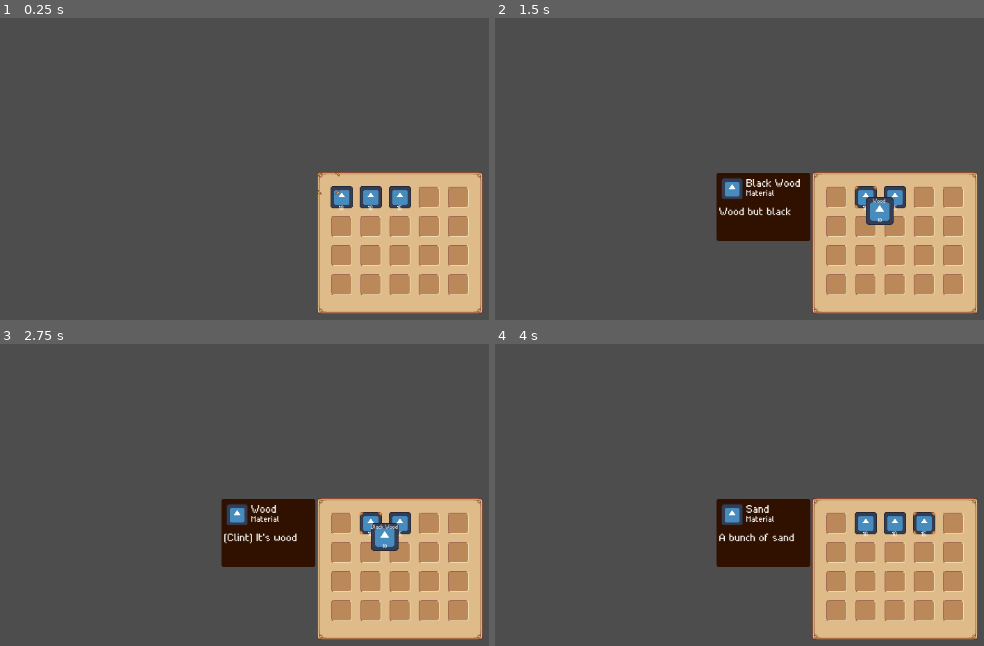
Above: before the commit, frames 1-4 (two rows, left to right).
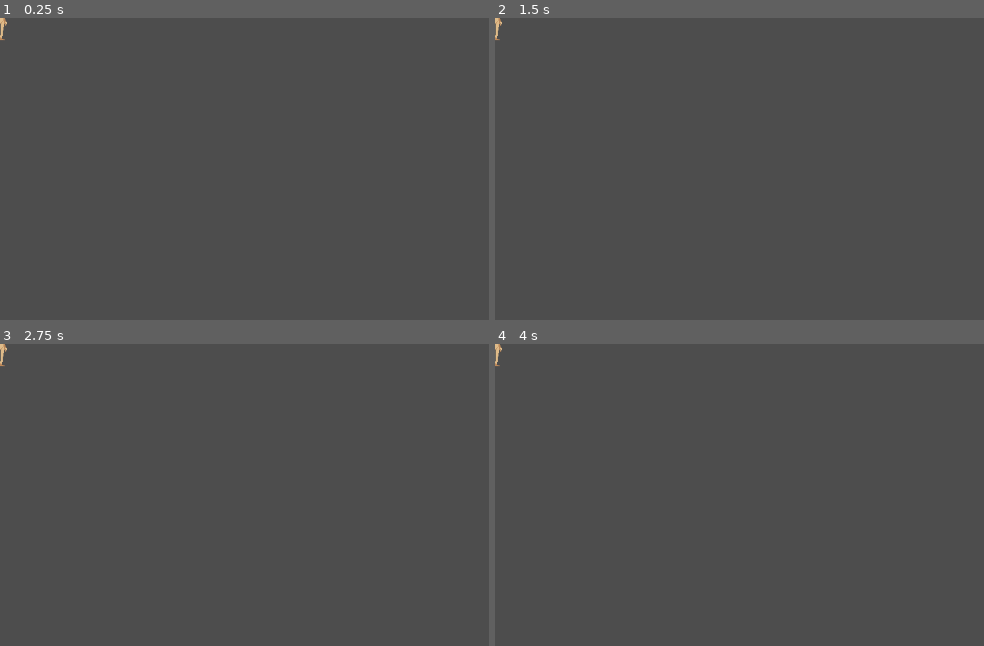
Above: after the commit, the same moments.

Repository: Sky84/merchantsofdajanla
Game: Godot game, scene res://Root.tscn
Same seed, same stepped clock (60 frames per second), same inputs: the game is played once before the commit and once after it. The engine's default icon, where the game draws it, is replaced by a stand-in: a white triangle on a blue panel in a dark square.
Inputs (mouse positions are in pixels of both pictures, inside the frame that each line leads up to):
- Up to frame 1 (0.25 s): no input
- Up to frame 2 (1.5 s): click (837, 196) at 0.52 s; click (866, 196) at 1.27 s
- Up to frame 3 (2.75 s): click (371, 522) at 2 s, where only the run before the commit has a clickable "10"
- Up to frame 4 (4 s): click (895, 522) at 2.77 s; click (925, 522) at 3.52 s

The runs differ from the first frame. In frame 1, 16% of the frame differs, in the area x 0-99%, y 0-99%; in frame 2, 20%; in frame 3, 20%; in frame 4, 20%.

Commit message:
feat wip character movement animation

Diff:
--- a/Container/InventoryView.gd
+++ b/Container/InventoryView.gd
@@ -8,7 +8,7 @@
 @onready var hover_texture = $HoverTexture;
 @onready var _items_container:GridContainer = get_node("MarginContainer/ItemsContainerView");
 @onready var _total_items = rows*_items_container.columns;
-@onready var info_panel = %InfoPanel
+@onready var info_panel = %InfoPanel;
 
 var slots: Dictionary = {};
 var _items = {};
--- a/PlayerController.gd
+++ b/Player/PlayerController.gd
@@ -1,5 +1,6 @@
-extends Node2D
+extends CharacterBody2D
 
+@export var speed_walk = 100;
 var _is_inventory_visible = false;
 
 # Called when the node enters the scene tree for the first time.
@@ -9,10 +10,20 @@
 
 # Called every frame. 'delta' is the elapsed time since the previous frame.
 func _process(delta):
-	pass
+	move_and_slide();
+	_handle_animation();
 
 func _input(event):
 	if event is InputEventKey:
 		if event.is_action_released("TAB"):
 			_is_inventory_visible = !_is_inventory_visible;
 			InventoryEvents.visibility_inventory.emit(_is_inventory_visible);
+		_handle_movement(event);
+
+func _handle_movement(event: InputEventKey):
+	var direction_x = event.get_action_strength("right") - event.get_action_strength("left");
+	var direction_y = event.get_action_strength("down") - event.get_action_strength("up");
+	velocity = Vector2(direction_x*speed_walk, direction_y*speed_walk);
+
+func _handle_animation():
+	pass
--- a/Root.tscn
+++ b/Root.tscn
@@ -1,9 +1,11 @@
-[gd_scene load_steps=20 format=3 uid="uid://tl1hl306u3ao"]
-
-[ext_resource type="Script" path="res://PlayerController.gd" id="1_lb21v"]
+[gd_scene load_steps=45 format=3 uid="uid://ga2xe2rceiek"]
+
+[ext_resource type="Script" path="res://Player/PlayerController.gd" id="1_diug7"]
 [ext_resource type="Script" path="res://Container/InventoryView.gd" id="1_rqpfe"]
 [ext_resource type="PackedScene" uid="uid://b11y7fsa5p2v7" path="res://Container/ItemButton.tscn" id="2_1jyiy"]
 [ext_resource type="Script" path="res://HUDController.gd" id="2_f2rh2"]
+[ext_resource type="Texture2D" uid="uid://i147aclt0cip" path="res://Player/body5-Sheet.png" id="3_1acms"]
+[ext_resource type="Texture2D" uid="uid://bmt861dbb85d7" path="res://Player/walkcycle.png" id="3_5bn4v"]
 [ext_resource type="Theme" uid="uid://bi8ntv83c31wj" path="res://Theme.tres" id="3_bkpua"]
 [ext_resource type="PackedScene" uid="uid://b7msndjt5poq4" path="res://Container/SlotItemButton.tscn" id="3_fvd0d"]
 [ext_resource type="Script" path="res://Container/Container.gd" id="4_nvdet"]
@@ -17,6 +19,163 @@
 [ext_resource type="Texture2D" uid="uid://pvm21erntbth" path="res://icon.svg" id="14_c0as5"]
 [ext_resource type="Script" path="res://Container/InfoPanelController.gd" id="15_b1fgb"]
 
+[sub_resource type="AnimationNodeAnimation" id="AnimationNodeAnimation_grlca"]
+animation = &"idle"
+
+[sub_resource type="AnimationNodeAnimation" id="AnimationNodeAnimation_j647b"]
+animation = &"walk"
+
+[sub_resource type="AnimationNodeStateMachineTransition" id="AnimationNodeStateMachineTransition_0adjj"]
+
+[sub_resource type="AnimationNodeStateMachineTransition" id="AnimationNodeStateMachineTransition_57c7m"]
+advance_mode = 2
+
+[sub_resource type="AnimationNodeStateMachineTransition" id="AnimationNodeStateMachineTransition_4p38t"]
+advance_mode = 2
+
+[sub_resource type="AnimationNodeStateMachine" id="AnimationNodeStateMachine_4qfse"]
+states/idle/node = SubResource("AnimationNodeAnimation_grlca")
+states/idle/position = Vector2(358, 84)
+states/walk/node = SubResource("AnimationNodeAnimation_j647b")
+states/walk/position = Vector2(516, 92)
+transitions = ["idle", "walk", SubResource("AnimationNodeStateMachineTransition_0adjj"), "Start", "idle", SubResource("AnimationNodeStateMachineTransition_57c7m"), "walk", "idle", SubResource("AnimationNodeStateMachineTransition_4p38t")]
+
+[sub_resource type="AnimationNodeStateMachinePlayback" id="AnimationNodeStateMachinePlayback_q05ni"]
+
+[sub_resource type="AtlasTexture" id="AtlasTexture_g8gml"]
+atlas = ExtResource("3_1acms")
+region = Rect2(0, 0, 32, 64)
+
+[sub_resource type="AtlasTexture" id="AtlasTexture_34syq"]
+atlas = ExtResource("3_1acms")
+region = Rect2(32, 0, 32, 64)
+
+[sub_resource type="AtlasTexture" id="AtlasTexture_hs7k0"]
+atlas = ExtResource("3_1acms")
+region = Rect2(64, 0, 32, 64)
+
+[sub_resource type="AtlasTexture" id="AtlasTexture_cu2cb"]
+atlas = ExtResource("3_1acms")
+region = Rect2(96, 0, 32, 64)
+
+[sub_resource type="AtlasTexture" id="AtlasTexture_7yhsw"]
+atlas = ExtResource("3_1acms")
+region = Rect2(128, 0, 32, 64)
+
+[sub_resource type="AtlasTexture" id="AtlasTexture_pdnga"]
+atlas = ExtResource("3_5bn4v")
+region = Rect2(0, 0, 32, 64)
+
+[sub_resource type="AtlasTexture" id="AtlasTexture_ugucw"]
+atlas = ExtResource("3_5bn4v")
+region = Rect2(32, 0, 32, 64)
+
+[sub_resource type="AtlasTexture" id="AtlasTexture_rm3v8"]
+atlas = ExtResource("3_5bn4v")
+region = Rect2(64, 0, 32, 64)
+
+[sub_resource type="AtlasTexture" id="AtlasTexture_4s84v"]
+atlas = ExtResource("3_5bn4v")
+region = Rect2(96, 0, 32, 64)
+
+[sub_resource type="AtlasTexture" id="AtlasTexture_p0m0e"]
+atlas = ExtResource("3_5bn4v")
+region = Rect2(128, 0, 32, 64)
+
+[sub_resource type="AtlasTexture" id="AtlasTexture_eumfq"]
+atlas = ExtResource("3_5bn4v")
+region = Rect2(160, 0, 32, 64)
+
+[sub_resource type="SpriteFrames" id="SpriteFrames_jdqag"]
+animations = [{
+"frames": [{
+"duration": 1.0,
+"texture": SubResource("AtlasTexture_g8gml")
+}, {
+"duration": 1.0,
+"texture": SubResource("AtlasTexture_34syq")
+}, {
+"duration": 1.0,
+"texture": SubResource("AtlasTexture_hs7k0")
+}, {
+"duration": 1.0,
+"texture": SubResource("AtlasTexture_cu2cb")
+}, {
+"duration": 1.0,
+"texture": SubResource("AtlasTexture_7yhsw")
+}],
+"loop": true,
+"name": &"idle",
+"speed": 5.0
+}, {
+"frames": [{
+"duration": 1.0,
+"texture": SubResource("AtlasTexture_pdnga")
+}, {
+"duration": 1.0,
+"texture": SubResource("AtlasTexture_ugucw")
+}, {
+"duration": 1.0,
+"texture": SubResource("AtlasTexture_rm3v8")
+}, {
+"duration": 1.0,
+"texture": SubResource("AtlasTexture_4s84v")
+}, {
+"duration": 1.0,
+"texture": SubResource("AtlasTexture_p0m0e")
+}, {
+"duration": 1.0,
+"texture": SubResource("AtlasTexture_eumfq")
+}],
+"loop": true,
+"name": &"walk",
+"speed": 5.0
+}]
+
+[sub_resource type="CapsuleShape2D" id="CapsuleShape2D_lxhpu"]
+height = 56.0
+
+[sub_resource type="Animation" id="Animation_si24n"]
+resource_name = "walk"
+length = 1.2
+loop_mode = 1
+tracks/0/type = "value"
+tracks/0/imported = false
+tracks/0/enabled = true
+tracks/0/path = NodePath("AnimatedSprite2D:frame")
+tracks/0/interp = 1
+tracks/0/loop_wrap = true
+tracks/0/keys = {
+"times": PackedFloat32Array(0, 0.2, 0.4, 0.6, 0.8, 1),
+"transitions": PackedFloat32Array(1, 1, 1, 1, 1, 1),
+"update": 1,
+"values": [0, 1, 2, 3, 4, 5]
+}
+
+[sub_resource type="Animation" id="Animation_vk8fn"]
+resource_name = "idle"
+length = 1.25
+loop_mode = 1
+step = 0.25
+tracks/0/type = "value"
+tracks/0/imported = false
+tracks/0/enabled = true
+tracks/0/path = NodePath("AnimatedSprite2D:frame")
+tracks/0/interp = 1
+tracks/0/loop_wrap = true
+tracks/0/keys = {
+"times": PackedFloat32Array(0, 0.25, 0.5, 0.75, 1),
+"transitions": PackedFloat32Array(1, 1, 1, 1, 1),
+"update": 1,
+"values": [0, 1, 2, 3, 4]
+}
+
+[sub_resource type="AnimationLibrary" id="AnimationLibrary_mcocu"]
+_data = {
+"idle": SubResource("Animation_vk8fn"),
+"walk": SubResource("Animation_si24n")
+}
+
 [sub_resource type="Gradient" id="Gradient_m7jcj"]
 offsets = PackedFloat32Array(0, 0.0187668)
 colors = PackedColorArray(0, 0, 0, 1, 0.0196078, 0.0196078, 0.0196078, 0.317647)
@@ -25,7 +184,7 @@
 gradient = SubResource("Gradient_m7jcj")
 
 [sub_resource type="StyleBoxFlat" id="StyleBoxFlat_ggd2w"]
-bg_color = Color(0.188235, 0.0666667, 0, 1)
+bg_color = Color(0.270588, 0.156863, 0.235294, 0.839216)
 corner_radius_top_left = 3
 corner_radius_top_right = 3
 corner_radius_bottom_right = 3
@@ -33,18 +192,40 @@
 
 [node name="Node2D" type="Node2D"]
 
-[node name="Player" type="Node2D" parent="."]
-script = ExtResource("1_lb21v")
+[node name="Player" type="CharacterBody2D" parent="."]
+script = ExtResource("1_diug7")
+
+[node name="AnimationTree" type="AnimationTree" parent="Player"]
+tree_root = SubResource("AnimationNodeStateMachine_4qfse")
+anim_player = NodePath("../AnimationPlayer")
+active = true
+parameters/playback = SubResource("AnimationNodeStateMachinePlayback_q05ni")
 
 [node name="Inventory" type="Node2D" parent="Player"]
 script = ExtResource("4_nvdet")
 _start_items_json_path = "PlayerStartItems.json"
 _items_container_view_path = NodePath("../../CanvasLayer/Inventory")
 
+[node name="AnimatedSprite2D" type="AnimatedSprite2D" parent="Player"]
+texture_filter = 1
+frames = SubResource("SpriteFrames_jdqag")
+animation = &"idle"
+frame = 1
+
+[node name="CollisionShape2D" type="CollisionShape2D" parent="Player"]
+position = Vector2(0, 3)
+shape = SubResource("CapsuleShape2D_lxhpu")
+
+[node name="AnimationPlayer" type="AnimationPlayer" parent="Player"]
+libraries = {
+"": SubResource("AnimationLibrary_mcocu")
+}
+
 [node name="CanvasLayer" type="CanvasLayer" parent="."]
 script = ExtResource("2_f2rh2")
 
 [node name="Inventory" type="Panel" parent="CanvasLayer"]
+visible = false
 anchors_preset = 8
 anchor_left = 0.5
 anchor_top = 0.5
@@ -109,6 +290,8 @@
 columns = 5
 
 [node name="PlayerMouseAction" parent="CanvasLayer" instance=ExtResource("9_4eyub")]
+offset_left = -207.0
+offset_right = -167.0
 
 [node name="ConfirmDialog" type="Panel" parent="CanvasLayer"]
 visible = false
@@ -208,6 +391,7 @@
 
 [node name="InfoPanel" type="Panel" parent="CanvasLayer"]
 unique_name_in_owner = true
+visible = false
 anchors_preset = 8
 anchor_left = 0.5
 anchor_top = 0.5
--- a/project.godot
+++ b/project.godot
@@ -37,3 +37,23 @@
 "events": [Object(InputEventKey,"resource_local_to_scene":false,"resource_name":"","device":0,"window_id":0,"alt_pressed":false,"shift_pressed":false,"ctrl_pressed":false,"meta_pressed":false,"pressed":false,"keycode":0,"physical_keycode":4194306,"unicode":0,"echo":false,"script":null)
 ]
 }
+left={
+"deadzone": 0.5,
+"events": [Object(InputEventKey,"resource_local_to_scene":false,"resource_name":"","device":0,"window_id":0,"alt_pressed":false,"shift_pressed":false,"ctrl_pressed":false,"meta_pressed":false,"pressed":false,"keycode":0,"physical_keycode":65,"unicode":0,"echo":false,"script":null)
+]
+}
+right={
+"deadzone": 0.5,
+"events": [Object(InputEventKey,"resource_local_to_scene":false,"resource_name":"","device":0,"window_id":0,"alt_pressed":false,"shift_pressed":false,"ctrl_pressed":false,"meta_pressed":false,"pressed":false,"keycode":0,"physical_keycode":68,"unicode":0,"echo":false,"script":null)
+]
+}
+up={
+"deadzone": 0.5,
+"events": [Object(InputEventKey,"resource_local_to_scene":false,"resource_name":"","device":0,"window_id":0,"alt_pressed":false,"shift_pressed":false,"ctrl_pressed":false,"meta_pressed":false,"pressed":false,"keycode":0,"physical_keycode":87,"unicode":0,"echo":false,"script":null)
+]
+}
+down={
+"deadzone": 0.5,
+"events": [Object(InputEventKey,"resource_local_to_scene":false,"resource_name":"","device":0,"window_id":0,"alt_pressed":false,"shift_pressed":false,"ctrl_pressed":false,"meta_pressed":false,"pressed":false,"keycode":0,"physical_keycode":83,"unicode":0,"echo":false,"script":null)
+]
+}
Binary file added: Player/body5-Sheet.png
Not shown, added: Player/body5-Sheet.png.import
Binary file added: Player/walkcycle.png
Not shown, added: Player/walkcycle.png.import
